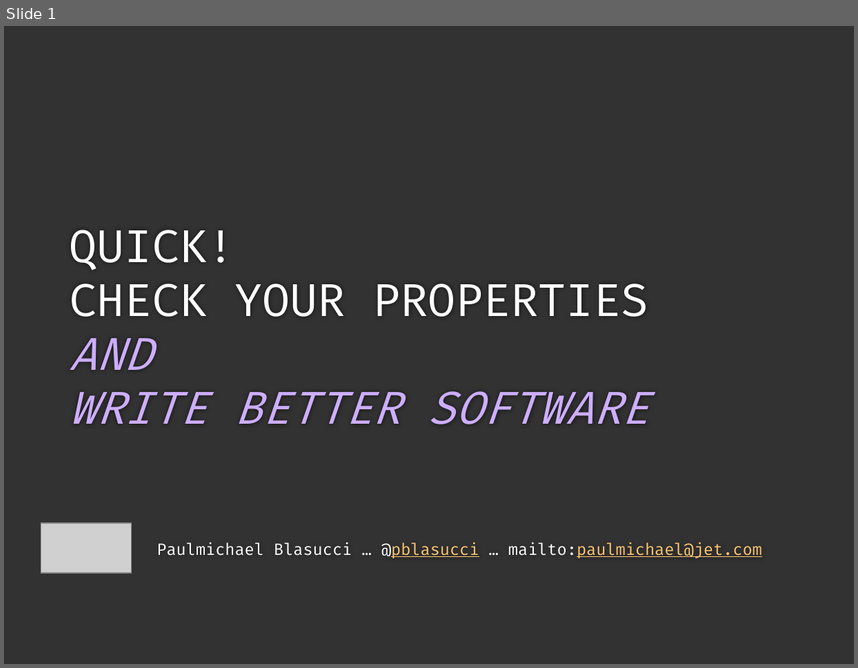
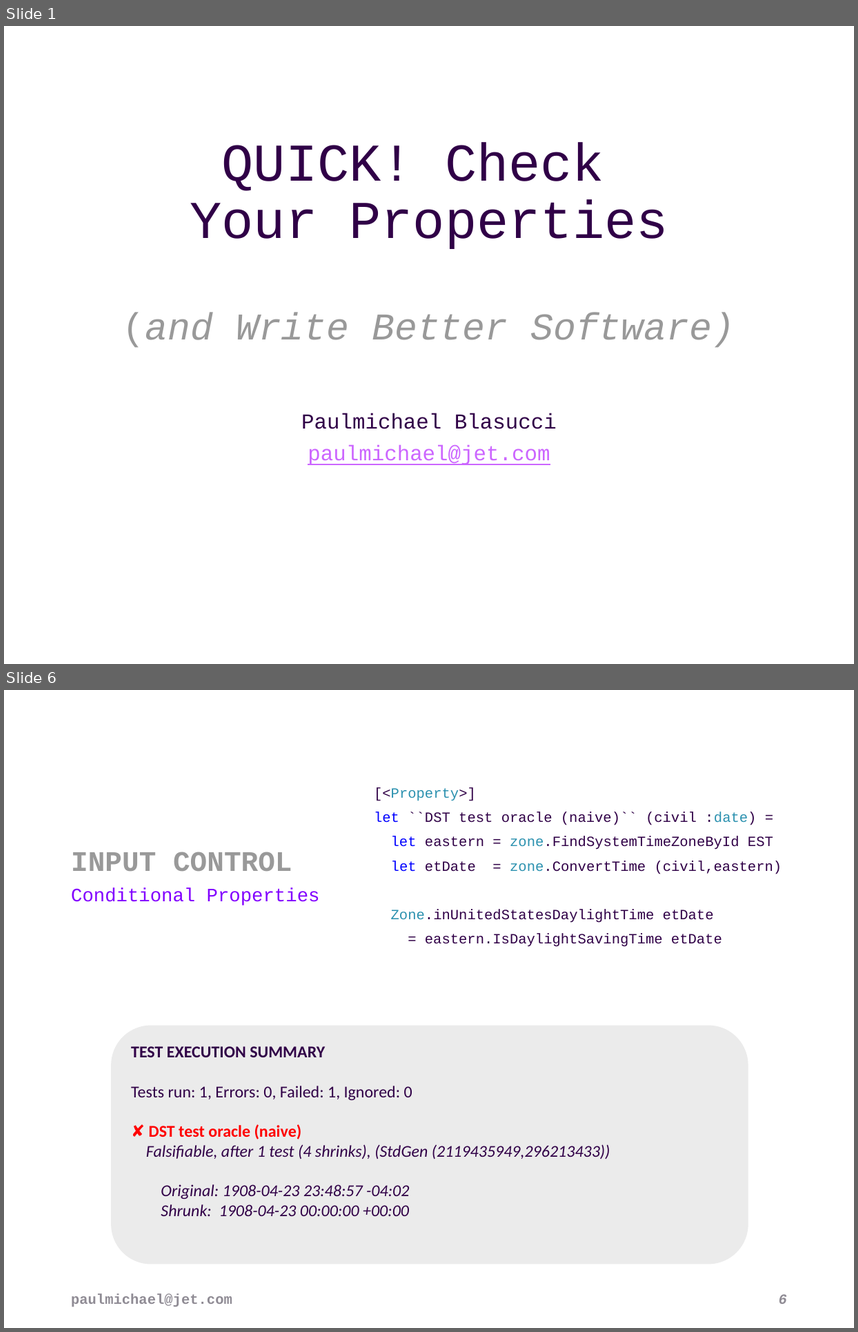
Before and after one commit to pblasucci/quickpbt, a slide deck: quickpbt.pptx. Shown one above the other, each under a label of ours: slide 1 before the commit, slides 1 and 6 after it; the slides between them are not shown. The pictures are 858x668 and 858x1332 pixels, drawn with LibreOffice and Linux fonts; fonts in the diff are those of the drawing; grey boxes stand for pictures; background and template pictures are left out. Boxes give left, top, right and bottom in pixels: in the first picture for what was removed or moved away, otherwise in the second. Text is boxed around its words. In the diff, an @@ line names an element or a change of style, - is before the commit and + after.

```diff
--- a/quickpbt.pptx
+++ b/quickpbt.pptx
@@ slide 6 added at <box>4,690,854,1328</box>, background #FFFFFF @@
@@ text added at <box>374,788,782,947</box>, 12 pt, text #300047 @@
+[<Property>]
+let ``DST test oracle (naive)`` (civil :date) =
+let eastern = zone.FindSystemTimeZoneById EST
+let etDate = zone.ConvertTime (civil,eastern)
+Zone.inUnitedStatesDaylightTime etDate
+= eastern.IsDaylightSavingTime etDate
@@ title added at <box>71,851,292,871</box>, 24 pt, text #999999, bold @@
+INPUT CONTROL
@@ text added at <box>71,888,320,905</box>, 16 pt, text #8200FF @@
+Conditional Properties
@@ rounded rectangle added at <box>111,1025,749,1264</box>, fill #EBEBEB, 14 pt, text #300047, italic @@
+TEST EXECUTION SUMMARY
+Tests run: 1, Errors: 0, Failed: 1, Ignored: 0
+✘ DST test oracle (naive)
+Falsifiable, after 1 test (4 shrinks), (StdGen (2119435949,296213433))
+Original: 1908-04-23 23:48:57 -04:02
+Shrunk: 1908-04-23 00:00:00 +00:00
@@ text added at <box>71,1293,232,1306</box>, 12 pt, text #8F8C95, bold @@
+paulmichael@jet.com
@@ page number added at <box>779,1294,787,1303</box>, 12 pt, text #8F8C95, bold, italic @@
+6
@@ slide 1 changed as well @@
@@ background #323232 to #FFFFFF @@
@@ title at <box>123,142,735,347</box>: text changed; size 38 to 45 pt; font Fira Code to Courier New; text colour #CDAEFF to #300047 @@
-QUICK!
-CHECK YOUR PROPERTIES
-AND
-WRITE BETTER SOFTWARE
+QUICK! Check
+Your Properties
+(and Write Better Software)
@@ subtitle "Paulmichael Blasucci" at <box>301,413,557,465</box>: vertical alignment top to middle @@
@@ subtitle at <box>301,413,557,465</box>: text changed; size 13.5 to 18 pt; font Fira Code to Courier New; text colour #FFFFFF to #300047 @@
-Paulmichael Blasucci … @pblasucci … mailto:paulmichael@jet.com
+Paulmichael Blasucci
+paulmichael@jet.com
@@ picture removed at <box>41,522,131,572</box> @@
```
Also in this commit, not shown: 2 other slides changed, 19 other slides added, 21 other files.
